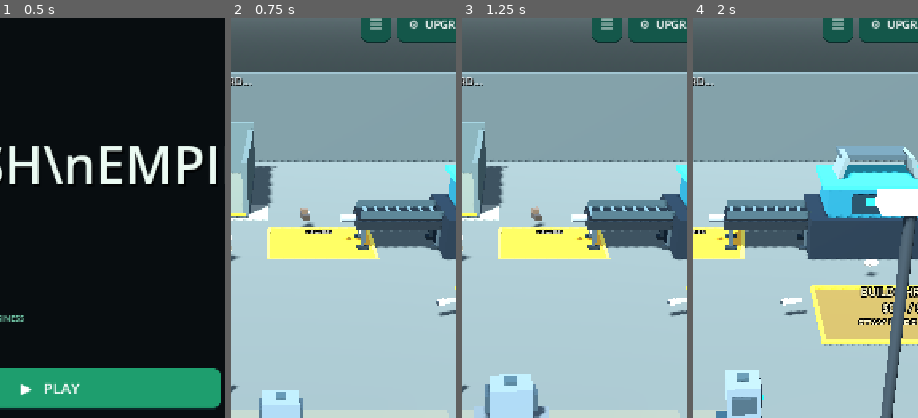
Above: before the commit, frames 1-4 (left to right).
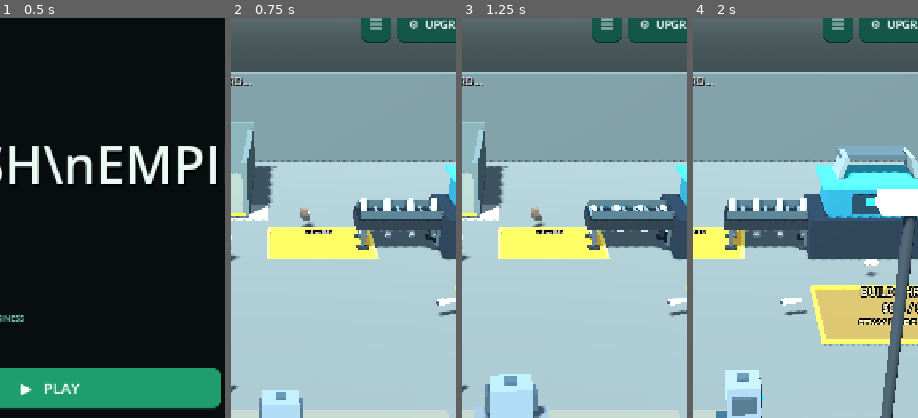
Above: after the commit, the same moments.

Repository: zekainstabot/trash-empire
Game: Godot game, scene res://Scenes/Main.tscn
Two runs of this game, one before a commit and one after it. Both use one fixed random seed, a clock stepped at 60 frames per second and the inputs below.
Inputs (mouse positions are % of the whole screen's width and height, from its top left):
- Up to frame 1 (0.5 s): no input
- Up to frame 2 (0.75 s): click "▶ PLAY" at 0.5 s
- Up to frame 3 (1.25 s): no input
- Up to frame 4 (2 s): move the mouse to (72, 45) at 1.27 s; hold D (move_right) from 1.28 s (still down); click (72, 45) at 1.42 s
The pictures show only the part of the screen within x 39-89%, y 3-53%; the shares and areas given below are measured in that part.

Frame 1 is identical in both runs. In frame 2, 0.8% of the frame differs, in the area x 48-92%, y 45-56%; in frame 3, 0.4%; in frame 4, 0.8%.

Commit message:
Align conveyor rollers across belt to remove protruding ends

Diff:
--- a/Scripts/main.gd
+++ b/Scripts/main.gd
@@ -261,7 +261,9 @@
 			var support := _box("ConveyorLeg", Vector3(x, 0.43, z), Vector3(0.12, 0.82, 0.12), Color(0.22, 0.27, 0.28), true)
 			var foot := _box("ConveyorFoot", Vector3(x, 0.06, z), Vector3(0.38, 0.10, 0.30), Color(0.12, 0.16, 0.17), false)
 	for x in [2.8, 3.6, 4.4, 5.2]:
-		var roller := _cylinder("ConveyorRoller", Vector3(x, 0.88, -6.5), 0.12, 1.55, Color(0.48, 0.52, 0.52), true)
+		var roller := _cylinder("ConveyorRoller", Vector3(x, 0.88, -6.5), 0.12, 1.30, Color(0.48, 0.52, 0.52), false)
+		# Roller axle runs across the belt, not along its length.
+		roller.rotation_degrees.x = 90.0
 		conveyor_rollers.append(roller)
 	for i in range(8):
 		var slat := _box("MovingBeltSlat", Vector3(2.65 + i * 0.38, 1.09, -6.5), Vector3(0.10, 0.025, 1.22), Color(0.30, 0.38, 0.39), false)
